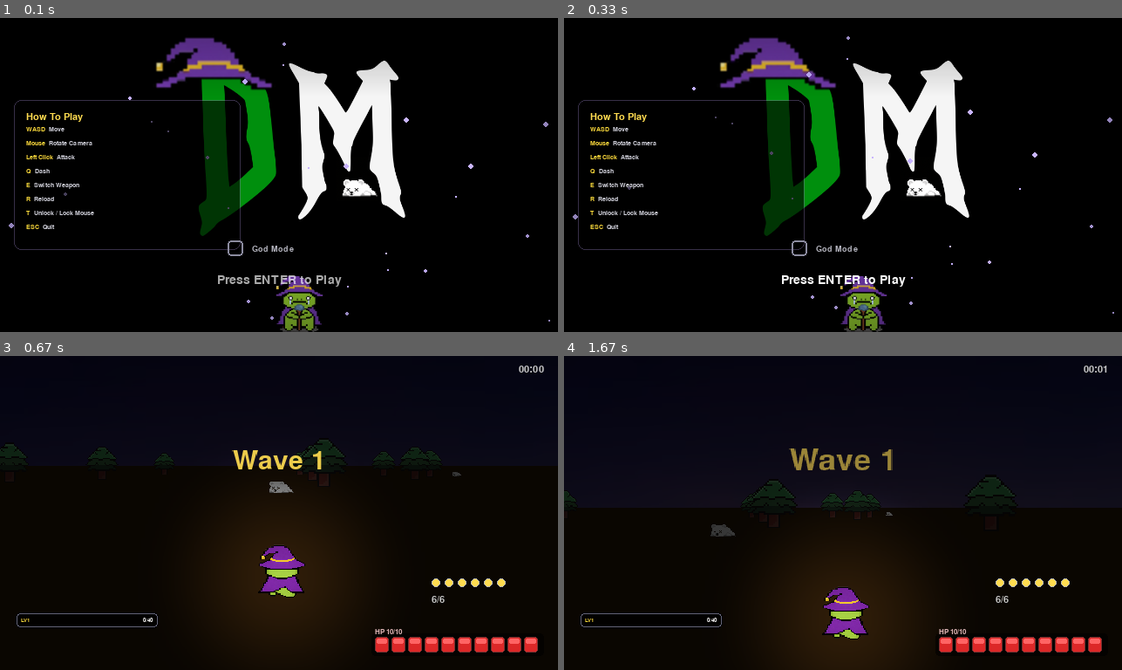
Above: before the commit, frames 1-4 (two rows, left to right).
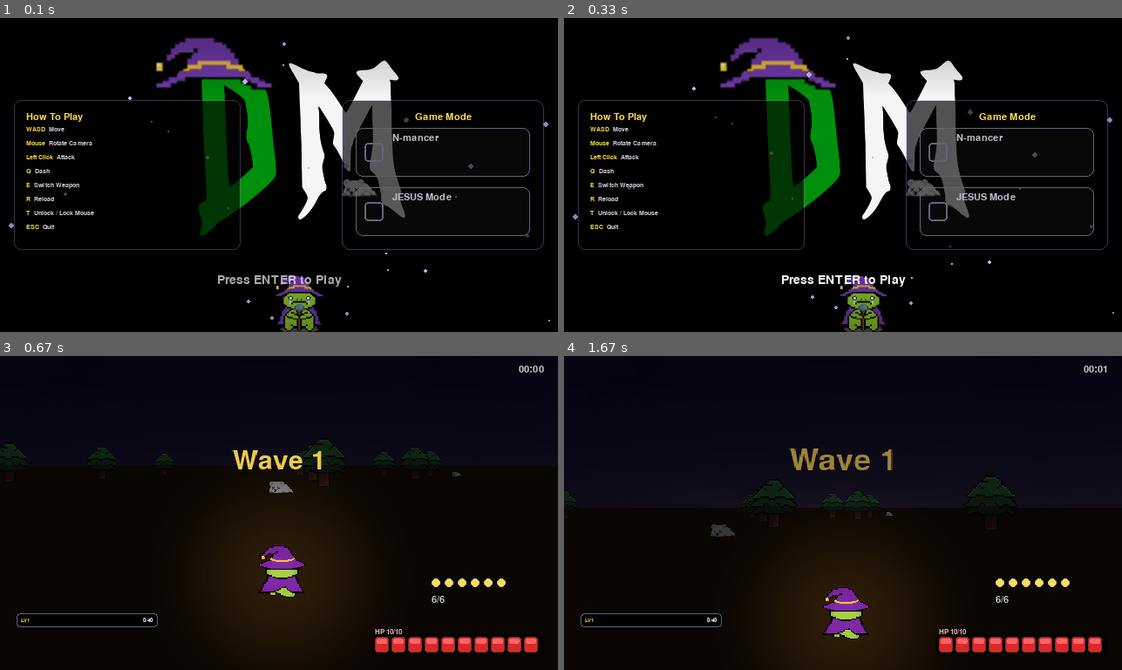
Above: after the commit, the same moments.

Repository: jezar3/DinoMancer
Game: pygame game, started from 1.py
The game is run twice, just before and just after one commit, with the same random seed, the same clock (stepped at 60 frames per second) and the same inputs.
Inputs (mouse positions are in pixels of both pictures, inside the frame that each line leads up to):
- Up to frame 1 (0.1 s): no input
- Up to frame 2 (0.33 s): no input
- Up to frame 3 (0.67 s): tap Enter at 0.33 s
- Up to frame 4 (1.67 s): press the mouse at (1038, 550) at 0.7 s; move the mouse to (965, 491) at 0.8 s; release the mouse at (893, 431) at 0.93 s; hold D 1-1.47 s; click (826, 497) at 1.08 s; hold W from 1.5 s (still down); click (664, 453) at 1.58 s

The runs differ from the first frame. In frame 1, 3.5% of the frame differs, in the area x 40-98%, y 26-76%; in frame 2, 3.5%; in frame 3, nothing differs; in frame 4, nothing differs.

Commit message:
minor changes

Diff:
--- a/1.py
+++ b/1.py
@@ -112,11 +112,25 @@
     pygame.draw.rect(ctrl_bg, (0, 0, 0, 160), (0, 0, ctrl_w, ctrl_h), border_radius=8)
     pygame.draw.rect(ctrl_bg, (140, 120, 180, 100), (0, 0, ctrl_w, ctrl_h), 1, border_radius=8)
 
-    god_mode = False
-    chk_size = max(18, sw // 40)
-    chk_x = sw // 2 - chk_size // 2 - 50
-    chk_y = sh - sh // 6 - 45
-    chk_rect = pygame.Rect(chk_x, chk_y, chk_size, chk_size)
+    selected_mode = None
+    card_font = pygame.font.SysFont("Monocraft", max(14, sw // 38))
+    sub_font = pygame.font.SysFont("Monocraft", max(9, sw // 60))
+
+
+    card_w = max(200, sw // 4)
+    card_h = max(56, sh // 8)
+    card_gap = 12
+    panel_pad = 16
+    panel_w = card_w + panel_pad * 2
+    panel_h = card_h * 2 + card_gap + panel_pad * 2 + max(16, sh // 24)
+    panel_x = sw - panel_w - 16
+    panel_y = sh // 2 - panel_h // 2
+
+    card_x = panel_x + panel_pad
+    fast_card_y = panel_y + panel_pad + max(16, sh // 24)
+    jesus_card_y = fast_card_y + card_h + card_gap
+    chk_rect_fast = pygame.Rect(card_x, fast_card_y, card_w, card_h)
+    chk_rect_jesus = pygame.Rect(card_x, jesus_card_y, card_w, card_h)
 
     particles = []
     for _ in range(25):
@@ -129,14 +143,17 @@
         pygame.draw.rect(vig, (0, 0, 0, a), (border, border, sw - border * 2, sh - border * 2), 1)
 
     while True:
+        mx, my = pygame.mouse.get_pos()
         for e in pygame.event.get():
             if e.type == pygame.QUIT or (e.type == pygame.KEYDOWN and e.key == pygame.K_ESCAPE):
                 pygame.quit(); raise SystemExit
             if e.type == pygame.KEYDOWN and e.key == pygame.K_RETURN:
-                return god_mode
+                return selected_mode
             if e.type == pygame.MOUSEBUTTONDOWN and e.button == 1:
-                if chk_rect.collidepoint(e.pos):
-                    god_mode = not god_mode
+                if chk_rect_jesus.collidepoint(e.pos):
+                    selected_mode = None if selected_mode == "jesus" else "jesus"
+                elif chk_rect_fast.collidepoint(e.pos):
+                    selected_mode = None if selected_mode == "fast" else "fast"
 
         t = pygame.time.get_ticks()
         window.blit(bg, (0, 0))
@@ -166,20 +183,80 @@
         txt.set_alpha(alpha)
         window.blit(txt, txt.get_rect(center=(sw // 2, sh - sh // 6)))
 
-        box_col = (255, 220, 60) if god_mode else (140, 140, 160)
-        pygame.draw.rect(window, box_col, chk_rect, 2, border_radius=4)
-        if god_mode:
-            fill = pygame.Surface((chk_size, chk_size), pygame.SRCALPHA)
-            fill.fill((255, 220, 60, 50))
-            window.blit(fill, chk_rect.topleft)
-            pygame.draw.line(window, (255, 220, 60),
-                             (chk_rect.x + 4, chk_rect.centery),
-                             (chk_rect.centerx - 1, chk_rect.bottom - 5), 3)
-            pygame.draw.line(window, (255, 220, 60),
-                             (chk_rect.centerx - 1, chk_rect.bottom - 5),
-                             (chk_rect.right - 4, chk_rect.y + 4), 3)
-        label = chk_font.render("God Mode", True, (255, 220, 60) if god_mode else (180, 180, 190))
-        window.blit(label, (chk_rect.right + 10, chk_rect.centery - label.get_height() // 2))
+        # ── Mode selector panel (right side) ──
+        panel_bg = pygame.Surface((panel_w, panel_h), pygame.SRCALPHA)
+        pygame.draw.rect(panel_bg, (0, 0, 0, 170), (0, 0, panel_w, panel_h), border_radius=10)
+        pygame.draw.rect(panel_bg, (180, 140, 255, 90), (0, 0, panel_w, panel_h), 1, border_radius=10)
+        window.blit(panel_bg, (panel_x, panel_y))
+        panel_title = ctrl_title_font.render("Game Mode", True, (255, 220, 80))
+        window.blit(panel_title, (panel_x + panel_w // 2 - panel_title.get_width() // 2,
+                                  panel_y + panel_pad - 2))
+
+        # --- Helper to draw a mode card ---
+        def _draw_card(rect, active, hovered, color_on, title_text, desc_text):
+            pulse = 0.5 + 0.5 * math.sin(t * 0.005)
+            # background
+            card_surf = pygame.Surface((rect.w, rect.h), pygame.SRCALPHA)
+            if active:
+                bg_a = int(70 + 30 * pulse)
+                card_surf.fill((*color_on, bg_a))
+            elif hovered:
+                card_surf.fill((255, 255, 255, 18))
+            else:
+                card_surf.fill((255, 255, 255, 8))
+            window.blit(card_surf, rect.topleft)
+            # border
+            if active:
+                glow_a = int(180 + 75 * pulse)
+                border_col = (*color_on[:3], min(255, glow_a))
+                pygame.draw.rect(window, border_col, rect, 3, border_radius=8)
+                # outer glow ring
+                glow_rect = rect.inflate(6, 6)
+                glow_s = pygame.Surface((glow_rect.w, glow_rect.h), pygame.SRCALPHA)
+                pygame.draw.rect(glow_s, (*color_on[:3], int(40 * pulse)), (0, 0, glow_rect.w, glow_rect.h), 3, border_radius=10)
+                window.blit(glow_s, glow_rect.topleft)
+            elif hovered:
+                pygame.draw.rect(window, (220, 220, 240, 120), rect, 2, border_radius=8)
+            else:
+                pygame.draw.rect(window, (100, 100, 120, 100), rect, 1, border_radius=8)
+            # checkmark box
+            chk_sz = min(22, rect.h - 16)
+            chk_bx = rect.x + 10
+            chk_by = rect.centery - chk_sz // 2
+            chk_r = pygame.Rect(chk_bx, chk_by, chk_sz, chk_sz)
+            if active:
+                pygame.draw.rect(window, color_on, chk_r, border_radius=4)
+                pygame.draw.line(window, (0, 0, 0),
+                                 (chk_r.x + 4, chk_r.centery),
+                                 (chk_r.centerx - 1, chk_r.bottom - 4), 3)
+                pygame.draw.line(window, (0, 0, 0),
+                                 (chk_r.centerx - 1, chk_r.bottom - 4),
+                                 (chk_r.right - 4, chk_r.y + 4), 3)
+            else:
+                pygame.draw.rect(window, (160, 160, 180) if hovered else (100, 100, 120), chk_r, 2, border_radius=4)
+            # title
+            txt_x = chk_bx + chk_sz + 10
+            t_col = color_on if active else ((240, 240, 250) if hovered else (190, 190, 200))
+            title_s = card_font.render(title_text, True, t_col)
+            window.blit(title_s, (txt_x, rect.y + 6))
+            # subtitle
+            d_col = (*color_on[:3], 200) if active else (150, 150, 165)
+            desc_s = sub_font.render(desc_text, True, d_col)
+            window.blit(desc_s, (txt_x, rect.y + 6 + title_s.get_height() + 2))
+
+        fast_hovered = chk_rect_fast.collidepoint(mx, my)
+        jesus_hovered = chk_rect_jesus.collidepoint(mx, my)
+
+        _draw_card(chk_rect_fast,
+                   selected_mode == "fast", fast_hovered,
+                   (60, 200, 255),
+                   "N-mancer",""
+                   )
+
+        _draw_card(chk_rect_jesus,
+                   selected_mode == "jesus", jesus_hovered,
+                   (255, 220, 60),
+                   "JESUS Mode", "")
 
         pygame.display.flip()
         clock.tick(60)
@@ -237,13 +314,16 @@
     setMouseLock(False)
     pygame.mixer.music.stop()
     pygame.mixer.stop()
-    god_mode = startMenu(window, clock)
+    selected_mode = startMenu(window, clock)
+    god_mode = selected_mode == "jesus"
+    fast_mode = selected_mode == "fast"
 
     pygame.mixer.music.load("assets/Necromancer/SFX/before_boss_themesong.mp3")
     pygame.mixer.music.set_volume(0.67)
     pygame.mixer.music.play(-1)
 
-    player = Player(700, 700, 12)
+    player_speed = 36 if fast_mode else 12
+    player = Player(700, 700, player_speed)
     slimes = []
     ghouls = []
 
